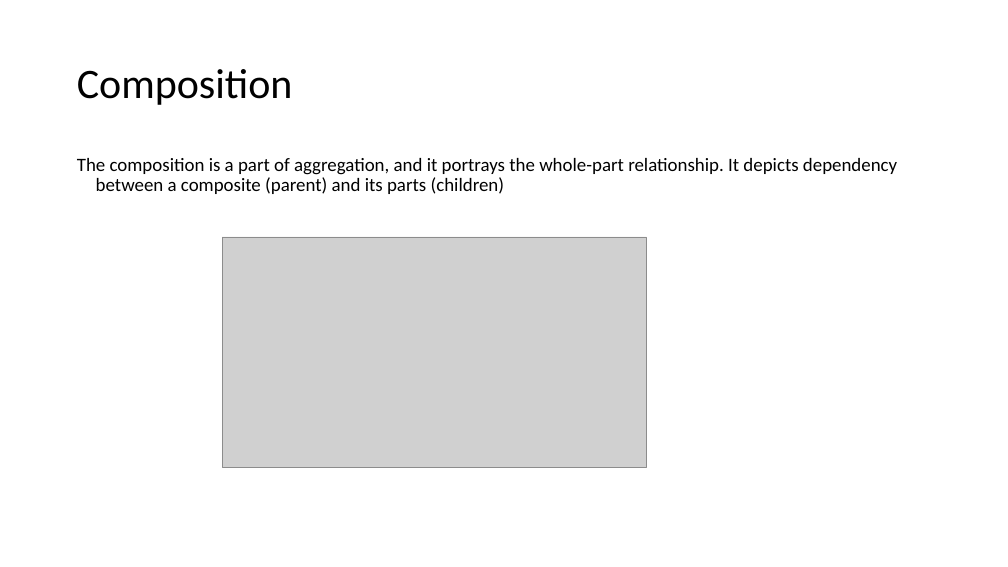
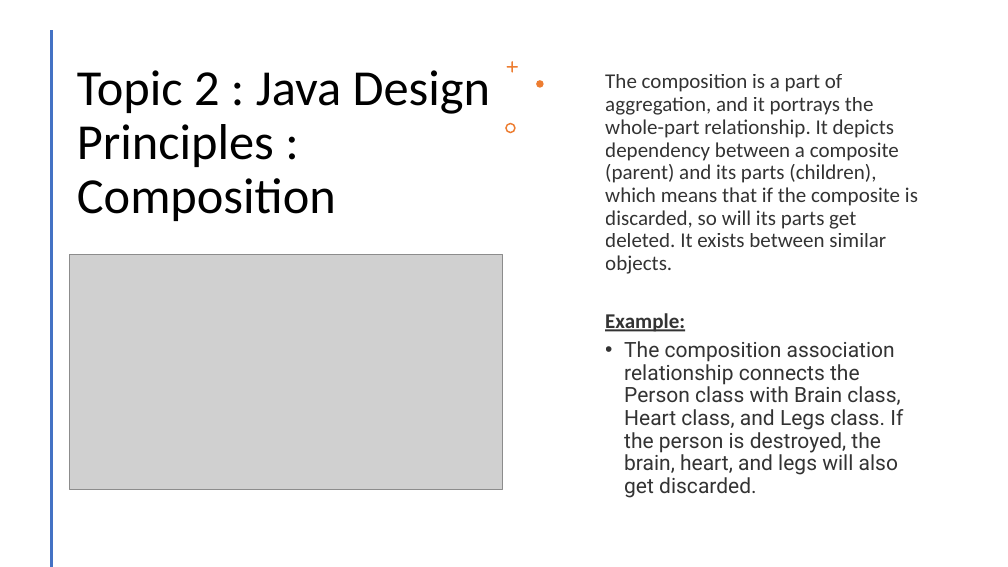
Before and after one commit to spoorthiempowher/Empowher-Curriculum, a slide deck: slide 17 of Java/EmpowHER-All weeks.pptx (slide 16 before the commit). Drawn at 1008x567 pixels with LibreOffice and Linux fonts; fonts in the diff are those of the drawing; grey boxes stand for pictures. Boxes give left, top, right and bottom in pixels: in the first picture for what was removed or moved away, otherwise in the second. Text is boxed around its words. In the diff, an @@ line names an element or a change of style, - is before the commit and + after.

```diff
--- a/Java/EmpowHER-All weeks.pptx
+++ b/Java/EmpowHER-All weeks.pptx
@@ line added from (51, 32) to (51, 567), #ED7D31 2 pt @@
@@ title "Topic 2 : Java Design ..." at box(77, 70, 490, 221): vertical alignment middle to top @@
@@ title at box(77, 70, 490, 221): text changed; size 40 to 48 pt @@
-Composition
+Topic 2 : Java Design Principles : Composition
@@ freeform shape added at box(507, 61, 518, 73), fill #ED7D31 @@
@@ freeform shape added at box(536, 80, 544, 88), fill #ED7D31 @@
@@ text "The composition is a part ..." at box(605, 74, 918, 498): vertical alignment top to middle @@
@@ text at box(605, 74, 918, 498): text changed; size 18 to 20 pt; text colour #000000 to #000000 at 80% opacity @@
-The composition is a part of aggregation, and it portrays the whole-part relationship. It depicts dependency between a composite (parent) and its parts (children)
+The composition is a part of aggregation, and it portrays the whole-part relationship. It depicts dependency between a composite (parent) and its parts (children), which means that if the composite is discarded, so will its parts get deleted. It exists between similar objects.
+Example:
+• The composition association relationship connects the Person class with Brain class, Heart class, and Legs class. If the person is destroyed, the brain, heart, and legs will also get discarded.
@@ freeform shape added at box(505, 123, 516, 133), fill #ED7D31 @@
@@ picture: place and size @@
-picture at box(222, 237, 647, 467)
+picture at box(70, 255, 503, 490)
```
Also in this commit, not shown: 12 other slides changed, 21 slides added, 8 slides removed, 1 other file.
